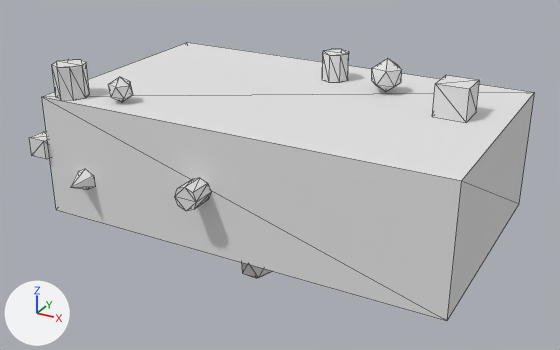
Two versions of the glTF model public/Objects/object03_medium.glb, one commit apart.
Camera for both pictures: a camera (50 mm lens) standing at (2.8, -5.26, 2.41) and looking at (-0.08, -0.03, -0.21). Every picture has the same lights, and +X, +Y and +Z are marked at lower left. The older version comes first. Mesh edges are drawn as thin lines. Vertices at exactly the same position are counted once.

Objects in the first picture: 'object03_medium'.
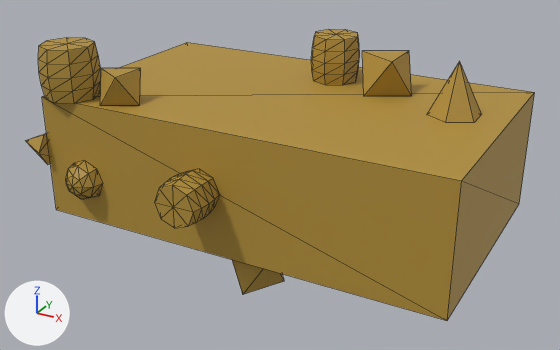
Changed parts and their boxes (x1, y1, x2, y2) in the pictures (560 x 350 px; the box of a moved part takes in the faces that stretch with it):
'object03_medium', recoloured, reshaped (darker): before (29, 42, 535, 321); after (26, 29, 535, 321)
part 1 of me_cube_032, moved or reshaped (not visible afterwards): before (70, 169, 95, 190)
part 2 of me_cube_032, added: after (26, 133, 50, 165)
part 3 of me_cube_032, added: after (427, 61, 482, 123)
part 4 of me_cube_032, rebuilt: before (242, 263, 271, 278); after (232, 260, 284, 294)
part 5 of me_cube_032, rebuilt (65% wider, 31% taller): before (372, 58, 402, 92); after (362, 51, 412, 96)
part 6 of me_cube_032, added: after (311, 29, 360, 85)
part 7 of me_cube_032, added (yellow): after (154, 169, 220, 228)
part 8 of me_cube_032, added: after (38, 38, 101, 104)
part 9 of me_cube_032, added: after (66, 160, 103, 199)
part 10 of me_cube_032, deleted: before (29, 49, 480, 211)
part 11 of me_cube_032, added: after (100, 68, 141, 106)

What the commit changed:
Material 'Mat_object03_medium' (mat_mat_object03_medium) changes colour from white #e5e5e5 to yellow #b39038; in linear values from (0.78, 0.78, 0.78) to (0.45, 0.28, 0.04).
me_cube_032 is used by ob_object03_medium; location (0.0, 0.0, 0.0).
Verts and faces of me_cube_032; kept vertices keep their numbers, new ones are numbered from 143.
me_cube_032 had 143 vertices, 234 faces and spanned x -1.92..1.7, y -1.19..1.27, z -0.77..0.78.
me_cube_032 now has 211 vertices, 370 faces and spans x -2.08..1.7, y -1.33..1.43, z -0.81..0.92.
me_cube_032 part 1: the loose piece of 7 vertices spanning x -1.4..-1.24, y -1.19..-1.0, z -0.23..-0.04 is turned -180 degrees about the x axis through its middle and scaled by 2.28, then moved by (1.41, 2.31, 0.24).
me_cube_032 part 2: a new loose piece, a 6-sided cone pointing to -x spanning x -2.0..-1.7, y -1.11..-0.81, z -0.08..0.18, in mat_mat_object03_medium (yellow #b39038).
me_cube_032 part 3: a new loose piece, a 6-sided cone pointing to +z spanning x 1.12..1.48, y -0.05..0.36, z 0.5..0.91, in mat_mat_object03_medium (yellow #b39038).
me_cube_032 part 4: the loose piece of 12 vertices spanning x -0.01..0.23, y -0.87..-0.63, z -0.77..-0.5 is rebuilt with 6 vertices and now spans x -0.08..0.3, y -0.96..-0.53, z -0.81..-0.5.
me_cube_032 part 5: the loose piece of 12 vertices spanning x 0.52..0.77, y 0.31..0.54, z 0.5..0.78 is rebuilt with 6 vertices and now spans x 0.43..0.87, y 0.24..0.62, z 0.5..0.81.
me_cube_032 part 6: a new loose piece of 42 vertices spanning x -0.08..0.35, y 0.34..0.77, z 0.5..0.88, in mat_mat_object03_medium (yellow #b39038).
me_cube_032 part 7: a new loose piece of 42 vertices spanning x -0.4..-0.02, y -1.33..-1.0, z -0.17..0.21, in mat_mat_object03_medium (yellow #b39038).
me_cube_032 part 8: a new loose piece of 42 vertices spanning x -1.74..-1.26, y -1.1..-0.63, z 0.5..0.92, in mat_mat_object03_medium (yellow #b39038).
me_cube_032 part 9: a new loose piece of 25 vertices spanning x -1.49..-1.15, y -1.17..-1.0, z -0.3..0.03, in mat_mat_object03_medium (yellow #b39038).
me_cube_032 part 10: 8 loose pieces with 92 vertices, spanning x -1.92..1.43, y -1.19..1.27, z -0.08..0.76, are deleted.
Part 11, on me_cube_032:
New vertex 143 is at (-0.88, -0.81, 0.5), pixel (139, 105).
New vertex 144 is at (-1.14, -0.65, 0.5).
New vertex 145 is at (-1.14, -0.96, 0.5), pixel (100, 105).
New vertex 146 is at (-0.97, -0.65, 0.75), pixel (140, 68).
New vertex 147 is at (-1.23, -0.81, 0.75), pixel (101, 68).
New vertex 148 is at (-0.97, -0.96, 0.75), pixel (115, 77).
New faces: (143, 145, 144), (146, 147, 148), (143, 144, 146), (144, 147, 146), (144, 145, 147), (145, 148, 147).
New faces: (143, 148, 145), (143, 146, 148).
Other edits to the shape of me_cube_032 do not show in these pictures.
